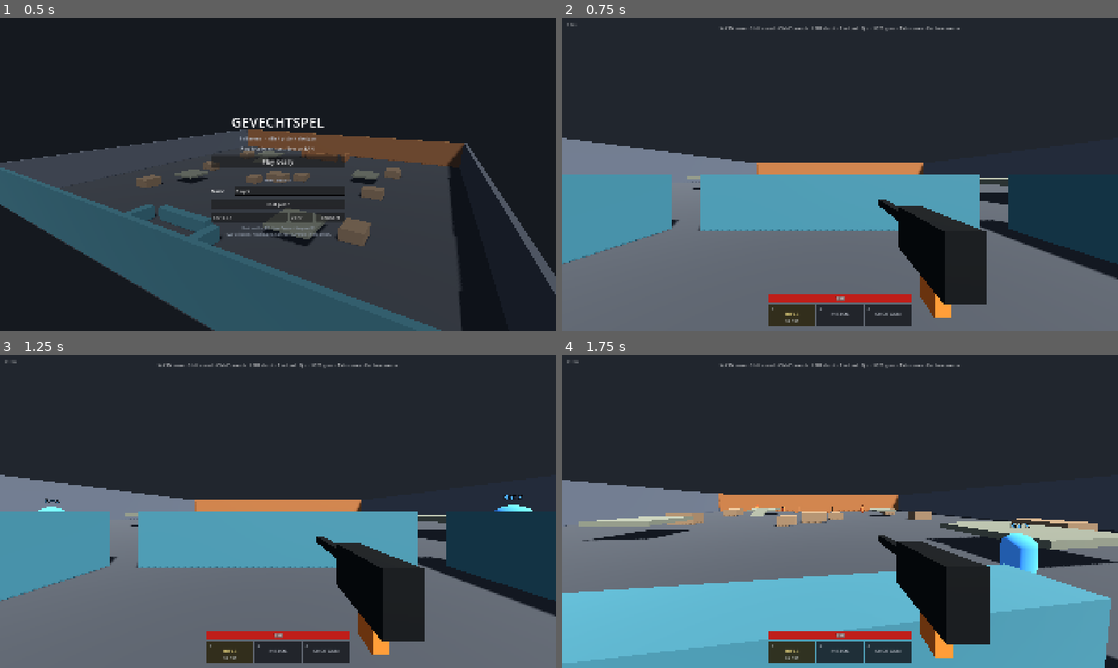
Above: before the commit, frames 1-4 (two rows, left to right).
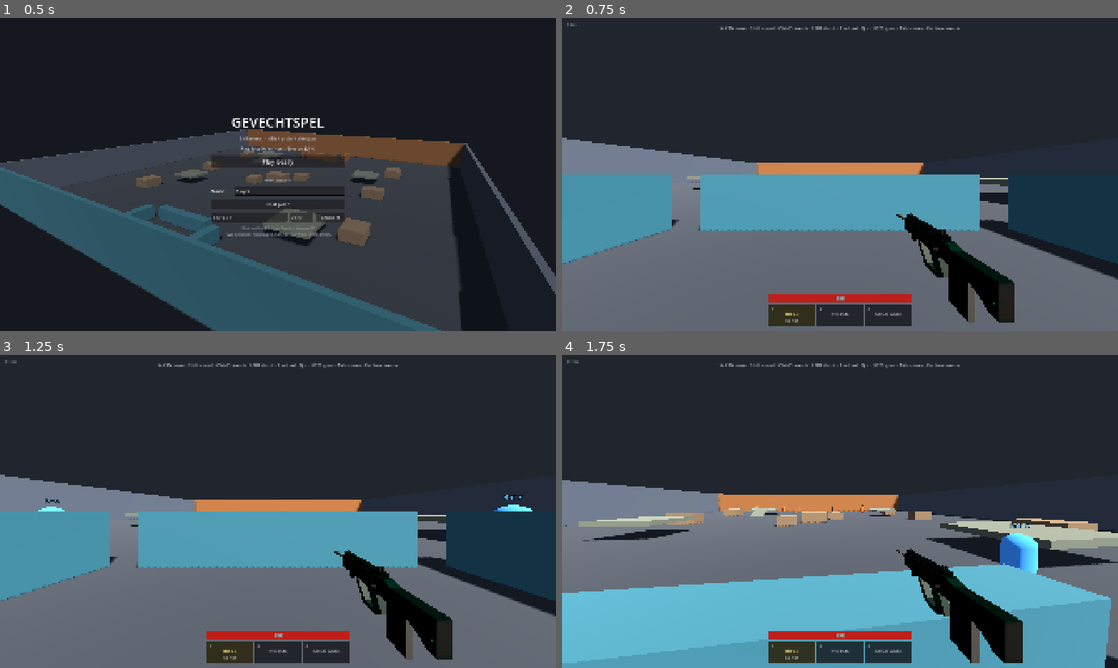
Above: after the commit, the same moments.

Repository: MezzoSplash/gevechtspel2
Game: Godot game, scene res://scenes/main.tscn
The game is run twice, just before and just after one commit, with the same random seed, the same clock (stepped at 60 frames per second) and the same inputs. Sound files missing from this copy of the repository are replaced by a short silence.
Inputs (mouse positions are in pixels of both pictures, inside the frame that each line leads up to):
- Up to frame 1 (0.5 s): no input
- Up to frame 2 (0.75 s): click "Play locally" at 0.5 s
- Up to frame 3 (1.25 s): no input
- Up to frame 4 (1.75 s): tap Enter at 1.25 s; move the mouse to (867, 511) at 1.27 s; press the mouse at (867, 511) at 1.28 s; hold W (move_forward) from 1.28 s (still down); tap Space (jump) at 1.52 s

Frame 1 is identical in both runs. In frame 2, 4.4% of the frame differs, in the area x 56-82%, y 58-98%; in frame 3, 4.4%; in frame 4, 5.0%, in the area x 39-83%, y 48-99%.

Commit message:
v0.2.3
GLB viewmodels, join/leave HUD notices, and readability comments.

Diff:
--- a/scenes/hud.tscn
+++ b/scenes/hud.tscn
@@ -220,6 +220,15 @@
 theme_override_font_sizes/font_size = 16
 text = "WASD move · Shift sprint · Ctrl/C crouch · LMB shoot · R reload · Q or 1/2/3 guns · Tab scores · Esc free mouse"
 horizontal_alignment = 1
+
+[node name="PresenceFeed" type="VBoxContainer" parent="."]
+layout_mode = 1
+offset_left = 16.0
+offset_top = 72.0
+offset_right = 420.0
+offset_bottom = 280.0
+theme_override_constants/separation = 4
+mouse_filter = 2
 
 [node name="KillFeed" type="VBoxContainer" parent="."]
 layout_mode = 1
--- a/scripts/bot_brain.gd
+++ b/scripts/bot_brain.gd
@@ -1,5 +1,6 @@
 class_name BotBrain
 extends RefCounted
+## Server-only AI. Same Player movement helpers. Gun choice changes fight distance.
 
 const ACQUIRE := 0.28
 const FIGHT_RANGE := 11.0
@@ -29,6 +30,7 @@
 	_burst_pause = randf_range(0.25, 0.7)
 
 
+## Hunt if no LOS, strafe+shoot if visible. Shotgun bots push closer than rifle.
 func physics_tick(delta: float) -> void:
 	if pawn == null or pawn.is_dead:
 		pawn.velocity = Vector3.ZERO
@@ -165,6 +167,7 @@
 		_burst_left -= 1
 
 
+## World (1) + players (2). Does not hit other dummies leftover on layer 4.
 func _can_see(enemy: Player) -> bool:
 	var from := pawn.head.global_position
 	var to := enemy.global_position + Vector3(0.0, 1.0, 0.0)
--- a/scripts/camera_feel.gd
+++ b/scripts/camera_feel.gd
@@ -1,5 +1,6 @@
 class_name CameraFeel
 extends Camera3D
+## Recoil kick + FOV punch. Recovers exponentially. No look smoothing.
 
 const RECOVER := 15.0
 const FOV_RECOVER := 18.0
--- a/scripts/hud.gd
+++ b/scripts/hud.gd
@@ -1,5 +1,6 @@
 class_name Hud
 extends Control
+## Crosshair, bottom HP bar + weapon slots, Tab scoreboard, kill feed. Mouse-filter ignore.
 
 var _hit_timer := 0.0
 var _kill_hit := false
@@ -39,6 +40,7 @@
 @onready var intermission_label: Label = $Intermission
 @onready var timer_label: Label = $Timer
 @onready var kill_feed: VBoxContainer = $KillFeed
+@onready var presence_feed: VBoxContainer = $PresenceFeed
 
 const _FEED_ICONS := {
 	&"rifle": preload("res://assets/ui/icon_rifle.svg"),
@@ -55,6 +57,7 @@
 	Game.score_changed.connect(_on_score_changed)
 	Game.round_ended.connect(_on_round_ended)
 	Game.kill_feed.connect(_on_kill_feed)
+	Game.presence.connect(_on_presence)
 	reload_label.visible = false
 	death_layer.visible = false
 	scoreboard_container.visible = false
@@ -152,6 +155,33 @@
 func _on_respawned() -> void:
 	death_layer.visible = false
 	_hurt_flash = 0.0
+
+
+## Newest row on top. Local name gets a white outline (CS-style).
+func _on_presence(player_name: String, joined: bool, team: int) -> void:
+	if presence_feed == null:
+		return
+	var row := Label.new()
+	var team_n: String = Game.TEAM_NAMES[clampi(team, 0, 1)]
+	if joined:
+		row.text = "%s joined  (%s)" % [player_name, team_n]
+		row.add_theme_color_override("font_color", Color(0.55, 0.92, 0.62, 0.95))
+	else:
+		row.text = "%s left" % player_name
+		row.add_theme_color_override("font_color", Color(0.92, 0.55, 0.5, 0.95))
+	row.add_theme_font_size_override("font_size", 16)
+	row.add_theme_color_override("font_outline_color", Color(0, 0, 0, 0.8))
+	row.add_theme_constant_override("outline_size", 4)
+	presence_feed.add_child(row)
+	presence_feed.move_child(row, 0)
+	while presence_feed.get_child_count() > 5:
+		var old := presence_feed.get_child(presence_feed.get_child_count() - 1)
+		presence_feed.remove_child(old)
+		old.queue_free()
+	var tw := row.create_tween()
+	tw.tween_interval(4.5)
+	tw.tween_property(row, "modulate:a", 0.0, 0.4)
+	tw.tween_callback(row.queue_free)
 
 
 func _on_kill_feed(killer_name: String, victim_name: String, weapon_id: StringName, killer_team: int, victim_team: int) -> void:
@@ -346,6 +376,7 @@
 	queue_redraw()
 
 
+## Crosshair gap grows with spread/punch. Hurt vignette + hit/kill markers.
 func _draw() -> void:
 	var c := size * 0.5
 	var stance := 0.0
--- a/scripts/main.gd
+++ b/scripts/main.gd
@@ -1,6 +1,9 @@
 extends Node3D
+## Arena root: menu, match flow (warmup → play → end → intermission), and pawn spawn.
+## Server (or offline host) is the only one that creates players/bots.
 
 const PLAYER_SCENE := preload("res://scenes/player.tscn")
+# Inside the L-cover pockets, not in the walls. Blue = +Z, Orange = -Z.
 const TEAM_A_SPAWNS := [
 	Vector3(0.0, 0.0, 26.5),
 	Vector3(3.0, 0.0, 26.5),
@@ -23,10 +26,10 @@
 @onready var hud: Hud = $CanvasLayer/Hud
 @onready var menu = $CanvasLayer/Menu
 
-var _spawn_i := [0, 0]
+var _spawn_i := [0, 0] # next spawn index per team
 var _match_state := MatchState.WARMUP
 var _state_timer := 0.0
-var _bot_id_counter := -1
+var _bot_id_counter := -1 # bots use negative peer_ids: -1, -2, …
 
 
 func _ready() -> void:
@@ -65,6 +68,7 @@
 	menu.visible = true
 
 
+## Runtime navmesh from arena collision (not GPU meshes).
 func _bake_nav() -> void:
 	var region := get_node_or_null("NavigationRegion3D") as NavigationRegion3D
 	var arena := get_node_or_null("Arena") as Node3D
@@ -115,6 +119,7 @@
 	return out
 
 
+## Match clock. Clients do not tick this; they get time/scores over RPC.
 func _process(delta: float) -> void:
 	if not multiplayer.is_server() and not Game.is_offline:
 		return
@@ -286,6 +291,7 @@
 		$MenuCamera.current = true
 
 
+## Late join: defer so MultiplayerSpawner can replicate existing pawns first.
 func _on_peer_connected(id: int) -> void:
 	print("SERVER: Peer connected: %d" % id)
 	if not multiplayer.is_server():
@@ -298,10 +304,16 @@
 func _on_peer_disconnected(id: int) -> void:
 	print("SERVER: Peer disconnected: %d" % id)
 	var team := 0
+	var leave_name := Game._display_name_for(id)
 	var node := players_root.get_node_or_null(str(id))
 	if node is Player:
 		team = (node as Player).team_id
+		leave_name = (node as Player).display_name
 		node.queue_free()
+	elif Game.scores.has(id):
+		leave_name = str(Game.scores[id].name)
+		team = int(Game.scores[id].get("team", 0))
+	Game.announce_presence(leave_name, false, team)
 	Game.clear_peer_hp(id)
 	Game.scores.erase(id)
 	_spawn_bot(team)
@@ -321,11 +333,18 @@
 	_add_pawn({"id": peer_id, "pos": pos, "n": n, "bot": false, "team": team})
 
 
+## Spawn the human, then trim extra bots so each team stays at TEAM_SIZE.
 func _finish_peer_join(id: int) -> void:
 	if not multiplayer.is_server():
 		return
 	_spawn_player(id)
 	_trim_bots()
+	var join_id := id
+	get_tree().create_timer(0.35).timeout.connect(func() -> void:
+		var joiner := Game.player_for_peer(join_id)
+		if joiner:
+			Game.announce_presence(joiner.display_name, true, joiner.team_id)
+	)
 	var scores_arr := Game.get_scores()
 	if scores_arr.size() > 0:
 		Game.sync_all_scores.rpc_id(id, scores_arr)
@@ -353,6 +372,7 @@
 	return out
 
 
+## Reliable snapshot so late joiners get bots even if the spawner missed them.
 func broadcast_pawns() -> void:
 	if not Game.is_networked() or not multiplayer.is_server():
 		return
@@ -394,6 +414,7 @@
 			extra.queue_free()
 
 
+## Used by MultiplayerSpawner on every peer. `bot` pawns are always authority 1.
 func _spawn_player_node(data: Variant) -> Node:
 	var d: Dictionary = data
 	if typeof(d) != TYPE_DICTIONARY or not d.has("id"):
@@ -452,6 +473,7 @@
 	return n
 
 
+## First human → Blue, next → Orange (balance by human count, not bots).
 func _team_for_human() -> int:
 	if _human_count(Game.TEAM_A) <= _human_count(Game.TEAM_B):
 		return Game.TEAM_A
@@ -464,6 +486,7 @@
 	return Game.TEAM_B
 
 
+## loadout = abs(id) % 3 → rifle / pistol / shotgun.
 func _spawn_bot(team: int) -> void:
 	if Game.is_networked() and not multiplayer.is_server():
 		return
@@ -496,6 +519,7 @@
 	return null
 
 
+## Drop bots until each team is at most TEAM_SIZE (after a human joins).
 func _trim_bots() -> void:
 	if Game.is_networked() and not multiplayer.is_server():
 		return
--- a/scripts/menu.gd
+++ b/scripts/menu.gd
@@ -1,5 +1,6 @@
 class_name MainMenu
 extends Control
+## Boot UI only. Emits play/host/connect; Main handles the actual session.
 
 signal play_local_pressed
 signal host_pressed
--- a/scripts/player.gd
+++ b/scripts/player.gd
@@ -1,5 +1,7 @@
 class_name Player
 extends CharacterBody3D
+## Human or bot pawn. Same scene, same guns, same movement.
+## Bots: `is_bot`, negative `peer_id`, server authority. Humans: authority = peer_id.
 
 signal health_changed(hp: float, max_hp: float)
 signal died
@@ -59,6 +61,7 @@
 var _was_air := false
 
 
+## Bots are never "local" (no camera/input), even in offline 5v5.
 func is_local() -> bool:
 	if is_bot:
 		return false
@@ -76,6 +79,7 @@
 	return 0
 
 
+## Must run before MultiplayerSynchronizer starts. Bots always belong to peer 1.
 func _enter_tree() -> void:
 	_restore_bot_identity()
 	if Game.is_offline:
@@ -88,6 +92,7 @@
 		set_multiplayer_authority(peer_id, true)
 
 
+## Late-join copies may only have the node name `bot7`; recover peer_id from that.
 func _restore_bot_identity() -> void:
 	var n := str(name)
 	if n.begins_with("bot") and n.substr(3).is_valid_int():
@@ -108,6 +113,7 @@
 		peer_id = _owner_peer()
 	_dup_body_mat()
 	_apply_team_visual()
+	# Bots/offline skip MultiplayerSynchronizer; bot poses are Game.sync_bot_poses.
 	if has_node("Sync") and (Game.is_offline or is_bot or peer_id < 0):
 		$Sync.public_visibility = false
 	if Game.is_offline:
@@ -131,6 +137,7 @@
 		weapon.equip_loadout(loadout_index)
 
 
+## Local: hide body, capture mouse. Remote/bot: show mesh, nametag, world gun.
 func _configure_control() -> void:
 	_apply_team_visual()
 	if is_local():
@@ -216,6 +223,7 @@
 		nametag.modulate = col
 
 
+## Damage is applied on the server (or offline). Clients get HP via broadcast_hurt.
 func apply_hit(point: Vector3, _normal: Vector3, base_damage: float, allow_headshot: bool = true, killer_peer_id: int = 0, weapon_id: StringName = &"rifle") -> Dictionary:
 	if is_dead or _spawn_protect > 0.0:
 		return {"killed": false, "headshot": false, "damage": 0}
@@ -306,6 +314,7 @@
 	return 1.0 + move * 0.35
 
 
+## Server simulates bots. Remote humans/bots on a client only apply visuals + footsteps.
 func _physics_process(delta: float) -> void:
 	_spawn_protect = maxf(_spawn_protect - delta, 0.0)
 	if is_bot:
@@ -370,6 +379,7 @@
 	weapon.speed_factor = Vector2(velocity.x, velocity.z).length() / WALK_SPEED
 
 
+## Uses velocity when we simulate, otherwise position delta (puppets have velocity zeroed).
 func _tick_feet(delta: float) -> void:
 	if is_dead:
 		_was_air = false
@@ -408,6 +418,7 @@
 	step_sfx.play()
 
 
+## Client-side bot transform from Game.sync_bot_poses (Synchronizer is off for bots).
 func apply_network_pose(pos: Vector3, yaw: float, pitch: float) -> void:
 	global_position = pos
 	rotation.y = yaw
@@ -464,6 +475,7 @@
 	return space.intersect_ray(query).has("collider")
 
 
+## Quake-style stop: no Godot default air float.
 func _friction(vel: Vector3, delta: float) -> Vector3:
 	var speed := vel.length()
 	if speed < 0.01:
--- a/scripts/weapon.gd
+++ b/scripts/weapon.gd
@@ -1,5 +1,6 @@
 class_name Weapon
 extends Node3D
+## Hitscan loadout (1 rifle, 2 pistol, 3 shotgun). FX are local; damage is server-side.
 
 const HURT_MASK := 1 | 2 | 4
 const LOADOUT: Array[WeaponDef] = [
@@ -9,6 +10,12 @@
 ]
 
 @export var def: WeaponDef
+
+const MODEL_PATHS := {
+	&"rifle": "res://assets/weapons/rifle.glb",
+	&"pistol": "res://assets/weapons/pistol.glb",
+	&"shotgun": "res://assets/weapons/shotgun.glb",
+}
 
 @onready var camera: CameraFeel = get_parent() as CameraFeel
 @onready var gun_body: MeshInstance3D = $GunBody
@@ -32,17 +39,22 @@
 var _kick_offset := Vector3.ZERO
 var _bob_t := 0.0
 var _rest_pos: Vector3
+var _view_rest: Vector3
 var _hud: Hud
 var _weapon_state: Dictionary = {}
 var _active_index := 0
+var _view_models: Dictionary = {} # StringName → Node3D
 
 
 func _ready() -> void:
 	if def == null:
 		def = LOADOUT[0]
 	_rest_pos = position
+	_view_rest = position
 	muzzle_flash.visible = false
 	muzzle_light.visible = false
+	_hide_blockout_meshes()
+	_setup_view_models()
 	_active_index = _index_for_def(def)
 	_equip(_active_index, false)
 	call_deferred("_hook_hit_fx")
@@ -53,6 +65,7 @@
 		Game.hit_confirmed.connect(_on_confirmed_hit)
 
 
+## Weapon switch is allowed during reload and cancels it (sidearm ready immediately).
 func _process(delta: float) -> void:
 	var owner_player := owner as Player
 	var bot_auth := owner_player != null and owner_player.is_bot and (Game.is_offline or multiplayer.is_server())
@@ -102,7 +115,7 @@
 	if speed_factor > 0.08:
 		bob.x = sin(_bob_t) * 0.012 * speed_factor
 		bob.y = absf(sin(_bob_t * 2.0)) * 0.01 * speed_factor
-	position = _rest_pos + _kick_offset + bob
+	position = _view_rest + _kick_offset + bob
 
 
 func _wants_fire() -> bool:
@@ -121,6 +134,7 @@
 	_equip(clampi(index, 0, LOADOUT.size() - 1), false)
 
 
+## Switching stores ammo of the old gun and loads the new one. Reload leftover is dropped.
 func _equip(index: int, save_current: bool = true) -> void:
 	index = clampi(index, 0, LOADOUT.size() - 1)
 	if save_current and def != null and index == _active_index:
@@ -180,32 +194,93 @@
 	return 0
 
 
+func _hide_blockout_meshes() -> void:
+	if gun_body:
+		gun_body.visible = false
+	if barrel:
+		barrel.visible = false
+	if mag:
+		mag.visible = false
+
+
+func _setup_view_models() -> void:
+	for id in MODEL_PATHS:
+		var ps := load(MODEL_PATHS[id]) as PackedScene
+		if ps == null:
+			continue
+		var inst: Node3D = ps.instantiate() as Node3D
+		inst.name = String(id)
+		inst.visible = false
+		_disable_shadows(inst)
+		add_child(inst)
+		_view_models[id] = inst
+
+
+func _disable_shadows(n: Node) -> void:
+	if n is GeometryInstance3D:
+		(n as GeometryInstance3D).cast_shadow = GeometryInstance3D.SHADOW_CASTING_SETTING_OFF
+	for c in n.get_children():
+		_disable_shadows(c)
+
+
 func _apply_view_for_def() -> void:
-	mag.visible = true
+	_hide_blockout_meshes()
+	for id in _view_models:
+		(_view_models[id] as Node3D).visible = false
+	if not _view_models.has(def.id):
+		return
+	var model: Node3D = _view_models[def.id]
+	model.visible = true
+	# GLBs are modeled along +X; +90 Y puts the muzzle down camera -Z.
+	model.rotation_degrees = Vector3(0.0, 90.0, 0.0)
+	model.position = Vector3.ZERO
+	model.scale = Vector3.ONE
+	var length := 0.42
 	match def.id:
 		&"pistol":
-			position = Vector3(0.22, -0.16, -0.34)
-			gun_body.scale = Vector3(0.72, 0.72, 0.72)
-			barrel.scale = Vector3(0.85, 0.85, 0.55)
-			barrel.position = Vector3(0.0, 0.02, -0.18)
-			mag.scale = Vector3(0.7, 0.65, 0.7)
-			mag.position = Vector3(0.0, -0.08, 0.01)
-			muzzle.position = Vector3(0.0, 0.02, -0.28)
+			position = Vector3(0.20, -0.16, -0.26)
+			length = 0.30
 		&"shotgun":
-			position = Vector3(0.26, -0.17, -0.38)
-			gun_body.scale = Vector3(1.1, 0.95, 1.05)
-			barrel.scale = Vector3(1.35, 1.2, 0.42)
-			barrel.position = Vector3(0.0, 0.03, -0.22)
-			mag.visible = false
-			muzzle.position = Vector3(0.0, 0.03, -0.36)
+			position = Vector3(0.22, -0.18, -0.30)
+			length = 0.50
 		_:
-			position = _rest_pos
-			gun_body.scale = Vector3.ONE
-			barrel.scale = Vector3.ONE
-			barrel.position = Vector3(0.0, 0.02, -0.28)
-			mag.scale = Vector3.ONE
-			mag.position = Vector3(0.0, -0.1, 0.02)
-			muzzle.position = Vector3(0.0, 0.02, -0.49)
+			position = Vector3(_rest_pos.x, _rest_pos.y, _rest_pos.z + 0.06)
+			length = 0.42
+	var aabb := _aabb_in_parent(model)
+	var long := maxf(aabb.size.z, 0.05)
+	var s := length / long
+	model.scale = Vector3(s, s, s)
+	aabb = _aabb_in_parent(model)
+	var center := aabb.get_center()
+	model.position -= Vector3(center.x, center.y + 0.02, center.z + length * 0.18)
+	aabb = _aabb_in_parent(model)
+	muzzle.position = Vector3(0.0, aabb.get_center().y, aabb.position.z)
+	_view_rest = position
+
+
+func _aabb_in_parent(n: Node3D) -> AABB:
+	var acc := AABB()
+	var has := false
+	var stack: Array = [[n, n.transform]]
+	while not stack.is_empty():
+		var item: Array = stack.pop_back()
+		var node: Node = item[0]
+		var xf: Transform3D = item[1]
+		if node is MeshInstance3D:
+			var mi := node as MeshInstance3D
+			if mi.mesh:
+				var a := xf * mi.mesh.get_aabb()
+				if not has:
+					acc = a
+					has = true
+				else:
+					acc = acc.merge(a)
+		for c in node.get_children():
+			if c is Node3D:
+				stack.append([c, xf * (c as Node3D).transform])
+			else:
+				stack.append([c, xf])
+	return acc if has else AABB(Vector3.ZERO, Vector3.ONE)
 
 
 func _try_fire() -> void:
@@ -236,6 +311,7 @@
 	return true
 
 
+## Muzzle FX always. Clients ask the server to resolve hits; host/bots fire locally.
 func _fire() -> void:
 	ammo -= 1
 	_save_weapon_state()
--- a/shared/game.gd
+++ b/shared/game.gd
@@ -1,15 +1,16 @@
 extends Node
-
-## Autoload. Input binds, hit-stop, net combat, and match-wide signals.
+## Autoload `Game`. Shared weapon stats, server-authoritative hits, scores, and LAN RPCs.
+## Clients never decide damage, deaths, or bot actions.
 
 signal hit_confirmed(killed: bool, headshot: bool)
 signal local_player_ready(player: Player)
 signal score_changed(peer_id: int, score: int, name: String)
 signal round_ended(winner_peer_id: int, winner_name: String, scores: Dictionary)
 signal kill_feed(killer_name: String, victim_name: String, weapon_id: StringName, killer_team: int, victim_team: int)
+signal presence(player_name: String, joined: bool, team: int)
 
 const DEFAULT_PORT := 7777
-const SHOT_MASK := 1 | 2 | 4
+const SHOT_MASK := 1 | 2 | 4 # world | players | leftover dummy layer
 const WIN_KILLS := 25
 const TEAM_SIZE := 5
 const TEAM_A := 0
@@ -28,8 +29,8 @@
 var is_offline := true
 var is_dedicated := false
 var player_name := "Player"
-var pending_names: Dictionary = {}
-var net_hp: Dictionary = {}
+var pending_names: Dictionary = {} # peer_id → name, filled before spawn if the client RPCs first
+var net_hp: Dictionary = {} # server copy of HP, keyed by peer_id (bots included)
 var _hitstopping := false
 
 var scores: Dictionary = {}
@@ -52,6 +53,7 @@
 	return id == 1 or id == 0
 
 
+## Humans are named by peer id; bots are `bot1` with peer_id -1, etc.
 func player_for_peer(peer_id: int) -> Player:
 	for n in get_tree().get_nodes_in_group("player"):
 		var p := n as Player
@@ -92,6 +94,7 @@
 	return WEAPON_DEFS.get(weapon_id) as WeaponDef
 
 
+## Client → server fire. Hits resolve here; tracers/sfx go back out via broadcast_shot_fx.
 @rpc("any_peer", "reliable")
 func request_weapon_fire(origin: Vector3, look_dir: Vector3, weapon_id: StringName, muzzle_pos: Vector3 = Vector3.ZERO) -> void:
 	if not multiplayer.is_server():
@@ -112,6 +115,7 @@
 		notify_hit.rpc_id(peer, best.killed, best.headshot)
 
 
+## Host / offline / bots: resolve hits on this machine (must be match authority).
 func fire_weapon_locally(
 	shooter: Player,
 	origin: Vector3,
@@ -214,6 +218,7 @@
 	apply_display_name.rpc(peer, n)
 
 
+## Also writes the scoreboard name. Spawn often happens before the client's name RPC.
 @rpc("authority", "call_local", "reliable")
 func apply_display_name(peer_id: int, n: String) -> void:
 	var p := player_for_peer(peer_id)
@@ -289,6 +294,22 @@
 	_apply_score(peer_id, 0, n, team)
 	if is_networked() and multiplayer.is_server():
 		sync_score.rpc(peer_id, 0, n, team)
+
+
+## Server/offline only. Updates TDM score and kill feed (weapon_id is the gun used).
+func announce_presence(player_name: String, joined: bool, team: int) -> void:
+	if not _is_match_authority():
+		return
+	presence.emit(player_name, joined, team)
+	if is_networked():
+		sync_presence.rpc(player_name, joined, team)
+
+
+@rpc("authority", "reliable")
+func sync_presence(player_name: String, joined: bool, team: int) -> void:
+	if multiplayer.is_server():
+		return
+	presence.emit(player_name, joined, team)
 
 
 func register_kill(killer_peer_id: int, victim_peer_id: int, weapon_id: StringName = &"rifle") -> void:
@@ -449,6 +470,7 @@
 	return maxf(ROUND_TIME - _round_timer, 0.0)
 
 
+## Host already played local FX. Remote humans need a tracer/sfx on the listen-server too.
 func broadcast_shot_fx(from: Vector3, to: Vector3, shooter_peer_id: int) -> void:
 	if not is_networked() or not multiplayer.is_server():
 		return
@@ -460,6 +482,7 @@
 	sync_shot_fx.rpc(from, to, shooter_peer_id)
 
 
+## Skip the shooter: they already spawned tracers locally in Weapon._fire.
 @rpc("authority", "unreliable")
 func sync_shot_fx(from: Vector3, to: Vector3, shooter_peer_id: int = 0) -> void:
 	if shooter_peer_id != 0 and shooter_peer_id == multiplayer.get_unique_id():
@@ -493,6 +516,7 @@
 	get_tree().create_timer(0.055).timeout.connect(mesh_inst.queue_free)
 
 
+## Host is 0 ms. Bots are -1 (shown as —). Clients get ENet RTT from the server.
 func _sample_pings() -> void:
 	if not is_networked() or not multiplayer.is_server():
 		return
@@ -518,6 +542,7 @@
 	pings = data
 
 
+## Listen-server: bots have MultiplayerSynchronizer off, so we push poses ourselves.
 func _physics_process(delta: float) -> void:
 	if not is_networked() or not multiplayer.is_server():
 		return
@@ -565,6 +590,7 @@
 	sync_roster.rpc(live_peer_ids())
 
 
+## Client deletes pawns the server no longer has (ghost bots after join-replace).
 @rpc("authority", "reliable")
 func sync_roster(ids: Array) -> void:
 	if multiplayer.is_server():
--- a/shared/weapon_def.gd
+++ b/shared/weapon_def.gd
@@ -1,5 +1,6 @@
 class_name WeaponDef
 extends Resource
+## Shared gun numbers. Live in data/weapons/*.tres — do not copy into client/server scripts.
 
 @export var id: StringName = &"rifle"
 @export var display_name: String = "Rifle"
@@ -22,6 +23,7 @@
 @export var falloff_min_mult: float = 1.0
 
 
+## Linear falloff after start_m. If end <= start, damage is constant (no dropoff).
 func damage_at_distance(dist: float) -> float:
 	if falloff_end_m <= falloff_start_m:
 		return damage
Binary file added: assets/weapons/pistol.glb
Not shown, added: assets/weapons/pistol.glb.import
Binary file added: assets/weapons/pistol_0.png
Not shown, added: assets/weapons/pistol_0.png.import
Binary file added: assets/weapons/pistol_1.png
Not shown, added: assets/weapons/pistol_1.png.import
Not shown, added: assets/weapons/pistol_10.png.import
Binary file added: assets/weapons/pistol_11.png
Not shown, added: assets/weapons/pistol_11.png.import
Binary file added: assets/weapons/pistol_12.png
Not shown, added: assets/weapons/pistol_12.png.import
Binary file added: assets/weapons/pistol_13.png
(and 283 more such lines)
